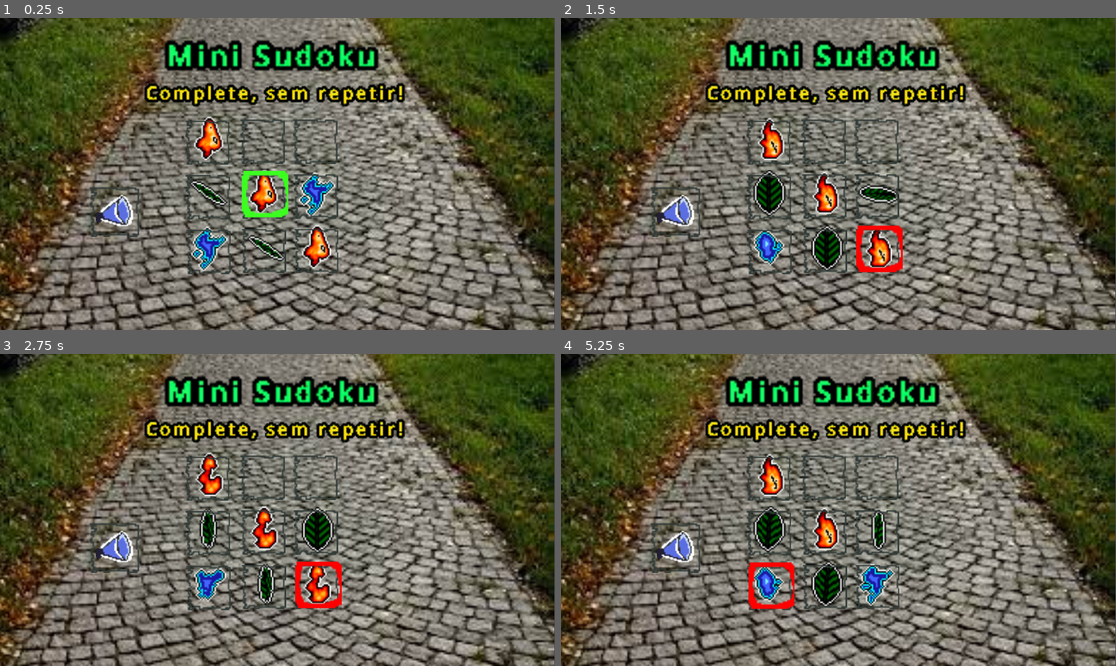
Above: before the commit, frames 1-4 (two rows, left to right).
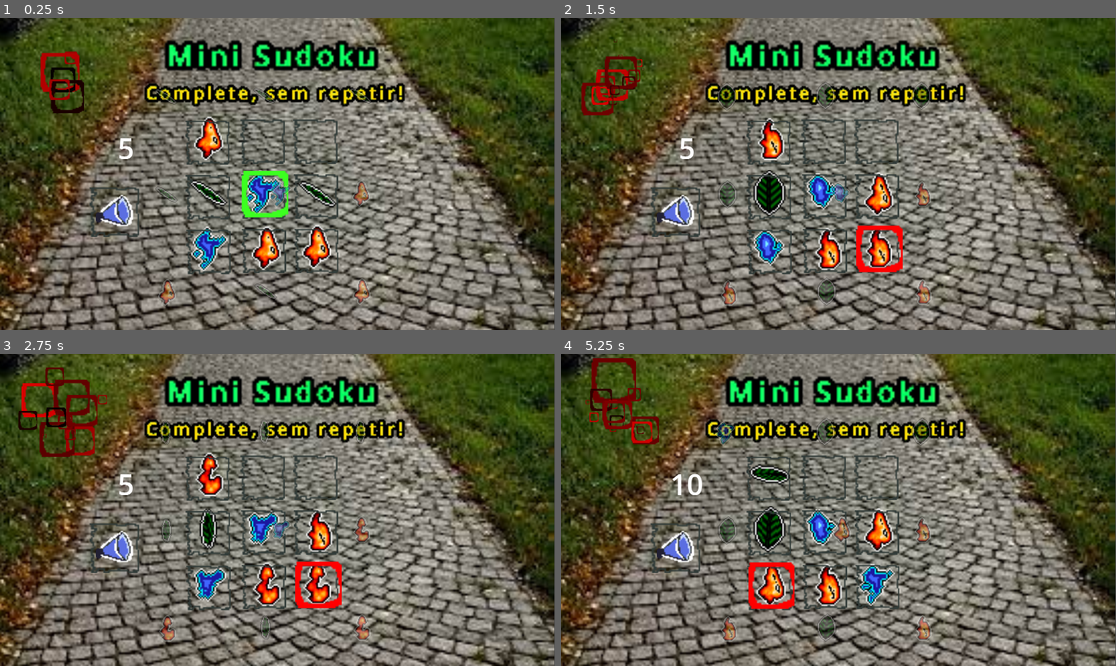
Above: after the commit, the same moments.

Repository: onoriofelipe/mini_sudoku
Game: Godot game, scene res://microjogos/2024S1/projeto_felipe_onorio/cenas/main.tscn
Same seed, same stepped clock (60 frames per second), same inputs: the game is played once before the commit and once after it. Sound files missing from this copy of the repository are replaced by a short silence.
Inputs:
- Up to frame 1 (0.25 s): no input
- Up to frame 2 (1.5 s): hold Right (direita) 0.53-1.28 s; hold Space (acao) 0.53-1.28 s; hold Down (baixo) from 1.28 s (still down); tap Space (acao) at 1.35 s
- Up to frame 3 (2.75 s): release Down (baixo) at 2.03 s; hold Right (direita) from 2.03 s (still down); hold Space (acao) from 2.03 s (still down)
- Up to frame 4 (5.25 s): release Right (direita) at 2.78 s; release Space (acao) at 2.78 s; hold Up (cima) 2.78-3.53 s; tap Space (acao) at 2.85, 4.35 s; hold Space (acao) 3.53-4.28 s; hold Left (esquerda) 3.53-5.03 s; hold Down (baixo) from 5.03 s (still down); hold Space (acao) from 5.03 s (still down)

The runs differ from the first frame. In frame 1, 3.2% of the frame differs, in the area x 7-67%, y 10-93%; in frame 2, 3.9%; in frame 3, 4.0%; in frame 4, 5.2%, in the area x 4-67%, y 1-93%.

Commit message:
Partially implement skeleton of logic and some particles

Diff:
--- a/microjogos/2024S1/projeto_felipe_onorio/cenas/AudioStreamPlayer.gd
+++ b/microjogos/2024S1/projeto_felipe_onorio/cenas/AudioStreamPlayer.gd
@@ -12,3 +12,8 @@
 # Called every frame. 'delta' is the elapsed time since the previous frame.
 func _process(_delta):
 	pass
+
+
+func _on_finished():
+	play()
+	pass # Replace with function body.
--- a/microjogos/2024S1/projeto_felipe_onorio/cenas/area_cell_0.gd
+++ b/microjogos/2024S1/projeto_felipe_onorio/cenas/area_cell_0.gd
@@ -16,11 +16,17 @@
 @export var row: int = -1
 @export var column: int = -1
 
+signal cell_popped(state: State)
+
 enum State {EMPTY, FIRST, SECOND, THIRD }
 var exterminated : bool = false
 
 @export var state : State = State.THIRD
+var last_state : State = State.EMPTY
 @onready var sprite_animation: Node2D = get_child(0)
+@onready var next_display: Node2D = $next_display
+@onready var cursor_area: Node = $"../../cursor_area"
+@onready var score_label: Node = $"../../interface_static_elements/simple_score_label"
 static var animation_watery = preload("res://microjogos/2024S1/projeto_felipe_onorio/cenas/watery.tres")
 static var animation_flame_fluffy = preload("res://microjogos/2024S1/projeto_felipe_onorio/cenas/flame_fluffy.tres")
 static var animation_flame_pixely = preload("res://microjogos/2024S1/projeto_felipe_onorio/cenas/flame_pixely.tres")
@@ -70,6 +76,32 @@
 	#sprite_animation.set_sprite_frames(animation_watery)
 	#sprite_animation.play("default")
 	#area_cell_0_ready.emit(self)
+	cursor_area.row_and_column_complete.connect(self.maybe_destroy_self)
+	cell_popped.connect(score_label.accumulate_state)
+	pass
+
+func maybe_destroy_self(other_row: int, other_column: int):
+	if (row == other_row) || ( column == other_column ) :
+		destroy_self_get_next_add_points()
+		pass
+
+func destroy_self_get_next_add_points():
+	destroy_self()
+	get_next()
+	add_points()
+
+func destroy_self():
+	# empty for now, particles would be used, animation, etc
+	pass
+
+func get_next():
+	last_state = state
+	state = next_display.pop_next()
+	update()
+	pass
+
+func add_points():
+	cell_popped.emit(last_state)
 	pass
 
 # Called every frame. 'delta' is the elapsed time since the previous frame.
--- a/microjogos/2024S1/projeto_felipe_onorio/cenas/cursor_area.gd
+++ b/microjogos/2024S1/projeto_felipe_onorio/cenas/cursor_area.gd
@@ -6,6 +6,7 @@
 # get_child(0).get_child(0)
 
 #signal cursor_area_ready
+signal row_and_column_complete(row: int, column: int)
 
 @onready var current_cell: Node = $"../status_checker/area_cell_4"
 @onready var cursor_sprite: Node2D = $cursor_sprite
@@ -24,10 +25,11 @@
 	#print("status, row, column: ", status, ", ", current_cell.row, ", ", current_cell.column)
 	#status = !status
 	if status == true:
-		print("changing cursor to green")
+		#print("changing cursor to green")
+		row_and_column_complete.emit(current_cell.row, current_cell.column)
 		cursor_sprite.set_texture(cursor_green)
 	else:
-		print("changing cursor to red")
+		#print("changing cursor to red")
 		cursor_sprite.set_texture(cursor_red)
 	if status_checker.all_cells_ok():
 		win_condition.emit()
--- a/microjogos/2024S1/projeto_felipe_onorio/cenas/main.tscn
+++ b/microjogos/2024S1/projeto_felipe_onorio/cenas/main.tscn
@@ -6,18 +6,33 @@
 [ext_resource type="Script" path="res://microjogos/2024S1/projeto_felipe_onorio/cenas/cursor_area.gd" id="3_lmjue"]
 [ext_resource type="Script" path="res://microjogos/2024S1/projeto_felipe_onorio/cenas/area_cell_0.gd" id="5_n4jon"]
 [ext_resource type="Script" path="res://microjogos/2024S1/projeto_felipe_onorio/cenas/status_checker.gd" id="5_vfi3m"]
+[ext_resource type="AudioStream" uid="uid://bsc47x7jsndsq" path="res://microjogos/2024S1/projeto_felipe_onorio/recursos/Track_2_(Party_Tonight)_shortened.mp3" id="6_8akh2"]
 [ext_resource type="Texture2D" uid="uid://ssb2yyob2j30" path="res://microjogos/2024S1/projeto_felipe_onorio/recursos/cobblestone_path.jpg" id="6_oscpn"]
 [ext_resource type="Texture2D" uid="uid://csfuxrvj5bd5c" path="res://microjogos/2024S1/projeto_felipe_onorio/recursos/titulo.png" id="7_kmapp"]
 [ext_resource type="Texture2D" uid="uid://c4f55sio3uqs2" path="res://microjogos/2024S1/projeto_felipe_onorio/recursos/mute_button.png" id="8_5gh8y"]
 [ext_resource type="Script" path="res://microjogos/2024S1/projeto_felipe_onorio/cenas/mute_button.gd" id="8_38gli"]
 [ext_resource type="Texture2D" uid="uid://bn7wtjhmwxbby" path="res://microjogos/2024S1/projeto_felipe_onorio/recursos/instructions.png" id="8_mf117"]
 [ext_resource type="SpriteFrames" uid="uid://dekn22av8ml3j" path="res://microjogos/2024S1/projeto_felipe_onorio/cenas/flame_pixely.tres" id="9_n55ik"]
-[ext_resource type="AudioStream" uid="uid://mf5dgyet2u30" path="res://microjogos/2024S1/projeto_felipe_onorio/recursos/Track 2 (Party Tonight).wav" id="10_vquf2"]
 [ext_resource type="Script" path="res://microjogos/2024S1/projeto_felipe_onorio/cenas/AudioStreamPlayer.gd" id="11_5i0dd"]
 [ext_resource type="Texture2D" uid="uid://l0t3wes4pt16" path="res://microjogos/2024S1/projeto_felipe_onorio/recursos/themes/touch_screen_button.png" id="11_v661f"]
 [ext_resource type="Script" path="res://microjogos/2024S1/projeto_felipe_onorio/cenas/touch_screen_button_mute.gd" id="12_784j2"]
 [ext_resource type="Texture2D" uid="uid://c4p0cmgm7pflk" path="res://microjogos/2024S1/projeto_felipe_onorio/recursos/placeholder_cursor_32x32 - Copy.png" id="12_ervd2"]
 [ext_resource type="Script" path="res://microjogos/2024S1/projeto_felipe_onorio/cenas/touch_screen_button_0.gd" id="13_ae67l"]
+[ext_resource type="Material" uid="uid://g5cybx3i0v04" path="res://microjogos/2024S1/projeto_felipe_onorio/recursos/score_canvas_material.tres" id="13_akpp2"]
+[ext_resource type="Script" path="res://microjogos/2024S1/projeto_felipe_onorio/cenas/score_label.gd" id="14_scouh"]
+[ext_resource type="Script" path="res://microjogos/2024S1/projeto_felipe_onorio/cenas/next_display.gd" id="17_y5pjc"]
+
+[sub_resource type="CanvasTexture" id="CanvasTexture_eo2l5"]
+diffuse_texture = ExtResource("12_ervd2")
+
+[sub_resource type="Curve" id="Curve_wm11p"]
+_data = [Vector2(0, 1), 0.0, 0.0, 0, 0, Vector2(1, 0), 0.0, 0.0, 0, 0]
+point_count = 2
+
+[sub_resource type="Gradient" id="Gradient_of1jo"]
+colors = PackedColorArray(1, 0, 0, 1, 1, 1, 0, 1)
+
+[sub_resource type="Gradient" id="Gradient_vok31"]
 
 [node name="Main" type="Node2D"]
 script = ExtResource("1_1yj3m")
@@ -48,7 +63,7 @@
 speed_scale = 4.0
 
 [node name="audio_stream_player" type="AudioStreamPlayer" parent="interface_static_elements"]
-stream = ExtResource("10_vquf2")
+stream = ExtResource("6_8akh2")
 volume_db = -24.471
 script = ExtResource("11_5i0dd")
 
@@ -65,6 +80,28 @@
 texture_pressed = ExtResource("12_ervd2")
 script = ExtResource("12_784j2")
 
+[node name="score_label" type="RichTextLabel" parent="interface_static_elements"]
+visible = false
+z_index = 1
+material = ExtResource("13_akpp2")
+offset_left = 308.0
+offset_top = 441.0
+offset_right = 570.0
+offset_bottom = 546.0
+
+[node name="simple_score_label" type="Label" parent="interface_static_elements"]
+z_index = 1
+offset_left = 223.0
+offset_top = 335.0
+offset_right = 648.0
+offset_bottom = 564.0
+theme_override_font_sizes/font_size = 100
+text = "666
+"
+horizontal_alignment = 1
+vertical_alignment = 1
+script = ExtResource("14_scouh")
+
 [node name="composer" type="Node" parent="."]
 script = ExtResource("2_ch7fa")
 
@@ -92,6 +129,13 @@
 texture_normal = ExtResource("11_v661f")
 texture_pressed = ExtResource("12_ervd2")
 script = ExtResource("13_ae67l")
+
+[node name="next_display" type="AnimatedSprite2D" parent="status_checker/area_cell_0"]
+z_index = 1
+position = Vector2(-150, -150)
+scale = Vector2(3, 3)
+speed_scale = 4.0
+script = ExtResource("17_y5pjc")
 
 [node name="area_cell_1" type="Area2D" parent="status_checker" node_paths=PackedStringArray("right_neighbor", "left_neighbor", "down_neighbor")]
 position = Vector2(915, 421)
@@ -115,6 +159,13 @@
 texture_pressed = ExtResource("12_ervd2")
 script = ExtResource("13_ae67l")
 
+[node name="next_display" type="AnimatedSprite2D" parent="status_checker/area_cell_1"]
+z_index = 1
+position = Vector2(0, -150)
+scale = Vector2(3, 3)
+speed_scale = 4.0
+script = ExtResource("17_y5pjc")
+
 [node name="area_cell_2" type="Area2D" parent="status_checker" node_paths=PackedStringArray("left_neighbor", "down_neighbor")]
 position = Vector2(1097, 421)
 script = ExtResource("5_n4jon")
@@ -133,6 +184,13 @@
 texture_normal = ExtResource("11_v661f")
 texture_pressed = ExtResource("12_ervd2")
 script = ExtResource("13_ae67l")
+
+[node name="next_display" type="AnimatedSprite2D" parent="status_checker/area_cell_2"]
+z_index = 1
+position = Vector2(150, -150)
+scale = Vector2(3, 3)
+speed_scale = 4.0
+script = ExtResource("17_y5pjc")
 
 [node name="area_cell_3" type="Area2D" parent="status_checker" node_paths=PackedStringArray("right_neighbor", "up_neighbor", "down_neighbor")]
 position = Vector2(726, 613)
@@ -154,6 +212,13 @@
 texture_normal = ExtResource("11_v661f")
 texture_pressed = ExtResource("12_ervd2")
 script = ExtResource("13_ae67l")
+
+[node name="next_display" type="AnimatedSprite2D" parent="status_checker/area_cell_3"]
+z_index = 1
+position = Vector2(-150, 0)
+scale = Vector2(3, 3)
+speed_scale = 4.0
+script = ExtResource("17_y5pjc")
 
 [node name="area_cell_4" type="Area2D" parent="status_checker" node_paths=PackedStringArray("right_neighbor", "left_neighbor", "up_neighbor", "down_neighbor")]
 position = Vector2(917, 610)
@@ -178,6 +243,13 @@
 texture_pressed = ExtResource("12_ervd2")
 script = ExtResource("13_ae67l")
 
+[node name="next_display" type="AnimatedSprite2D" parent="status_checker/area_cell_4"]
+z_index = 1
+position = Vector2(54.435, 0)
+scale = Vector2(3, 3)
+speed_scale = 4.0
+script = ExtResource("17_y5pjc")
+
 [node name="area_cell_5" type="Area2D" parent="status_checker" node_paths=PackedStringArray("left_neighbor", "up_neighbor", "down_neighbor")]
 position = Vector2(1099, 610)
 script = ExtResource("5_n4jon")
@@ -200,6 +272,13 @@
 texture_pressed = ExtResource("12_ervd2")
 script = ExtResource("13_ae67l")
 
+[node name="next_display" type="AnimatedSprite2D" parent="status_checker/area_cell_5"]
+z_index = 1
+position = Vector2(150, 0)
+scale = Vector2(3, 3)
+speed_scale = 4.0
+script = ExtResource("17_y5pjc")
+
 [node name="area_cell_6" type="Area2D" parent="status_checker" node_paths=PackedStringArray("right_neighbor", "up_neighbor")]
 position = Vector2(728, 802)
 script = ExtResource("5_n4jon")
@@ -221,6 +300,13 @@
 texture_pressed = ExtResource("12_ervd2")
 script = ExtResource("13_ae67l")
 
+[node name="next_display" type="AnimatedSprite2D" parent="status_checker/area_cell_6"]
+z_index = 1
+position = Vector2(-150, 150)
+scale = Vector2(3, 3)
+speed_scale = 4.0
+script = ExtResource("17_y5pjc")
+
 [node name="area_cell_7" type="Area2D" parent="status_checker" node_paths=PackedStringArray("right_neighbor", "left_neighbor", "up_neighbor")]
 position = Vector2(919, 799)
 script = ExtResource("5_n4jon")
@@ -242,6 +328,13 @@
 texture_pressed = ExtResource("12_ervd2")
 script = ExtResource("13_ae67l")
 
+[node name="next_display" type="AnimatedSprite2D" parent="status_checker/area_cell_7"]
+z_index = 1
+position = Vector2(0, 150)
+scale = Vector2(3, 3)
+speed_scale = 4.0
+script = ExtResource("17_y5pjc")
+
 [node name="area_cell_8" type="Area2D" parent="status_checker" node_paths=PackedStringArray("left_neighbor", "up_neighbor")]
 position = Vector2(1101, 799)
 script = ExtResource("5_n4jon")
@@ -263,6 +356,13 @@
 texture_pressed = ExtResource("12_ervd2")
 script = ExtResource("13_ae67l")
 
+[node name="next_display" type="AnimatedSprite2D" parent="status_checker/area_cell_8"]
+z_index = 1
+position = Vector2(150, 150)
+scale = Vector2(3, 3)
+speed_scale = 4.0
+script = ExtResource("17_y5pjc")
+
 [node name="cursor_area" type="Area2D" parent="."]
 position = Vector2(1380, 553)
 scale = Vector2(5, 5)
@@ -274,14 +374,35 @@
 layout_mode = 3
 anchors_preset = 10
 anchor_right = 1.0
-offset_left = 19.0013
-offset_top = 16.0002
-offset_right = 1073.0
-offset_bottom = 738.001
+offset_left = 40.0
+offset_top = 1111.0
+offset_right = 206.0
+offset_bottom = 1225.0
 grow_horizontal = 2
 script = ExtResource("1_8ao43")
 
+[node name="CPUParticles2D" type="CPUParticles2D" parent="."]
+z_index = 1
+position = Vector2(200, 200)
+amount = 16
+lifetime = 2.0
+speed_scale = 2.33
+texture = SubResource("CanvasTexture_eo2l5")
+emission_shape = 1
+emission_sphere_radius = 128.0
+direction = Vector2(50, 50)
+spread = 180.0
+gravity = Vector2(0, 0)
+initial_velocity_min = 50.0
+initial_velocity_max = 50.0
+scale_amount_max = 5.0
+scale_amount_curve = SubResource("Curve_wm11p")
+color = Color(0.87451, 1, 0.32549, 1)
+color_ramp = SubResource("Gradient_of1jo")
+color_initial_ramp = SubResource("Gradient_vok31")
+
 [connection signal="down_pressed" from="." to="cursor_area" method="_on_main_down_pressed"]
+[connection signal="finished" from="interface_static_elements/audio_stream_player" to="interface_static_elements/audio_stream_player" method="_on_finished"]
 [connection signal="win_condition" from="cursor_area" to="." method="_on_cursor_area_win_condition"]
 [connection signal="down_pressed" from="Control" to="cursor_area" method="_on_control_down_pressed"]
 [connection signal="left_pressed" from="Control" to="cursor_area" method="_on_control_left_pressed"]
--- a/microjogos/2024S1/projeto_felipe_onorio/cenas/mute_button.gd
+++ b/microjogos/2024S1/projeto_felipe_onorio/cenas/mute_button.gd
@@ -2,6 +2,8 @@
 
 var muted: bool = false
 @onready var audio_player: Node = $"../audio_stream_player"
+var sprite_muted = preload("res://microjogos/2024S1/projeto_felipe_onorio/recursos/unmute_button.png")
+var sprite_unmuted = preload("res://microjogos/2024S1/projeto_felipe_onorio/recursos/mute_button.png")
 
 # Called when the node enters the scene tree for the first time.
 func _ready():
@@ -16,5 +18,7 @@
 	muted = !muted
 	if muted:
 		audio_player.stop()
+		set_texture(sprite_muted)
 	else:
 		audio_player.play()
+		set_texture(sprite_unmuted)
--- /dev/null
+++ b/microjogos/2024S1/projeto_felipe_onorio/cenas/next_display.gd
@@ -0,0 +1,41 @@
+extends AnimatedSprite2D
+
+enum State {EMPTY, FIRST, SECOND, THIRD }
+
+var current_state: State = State.EMPTY
+
+static var animation_watery = preload("res://microjogos/2024S1/projeto_felipe_onorio/cenas/watery.tres")
+static var animation_flame_fluffy = preload("res://microjogos/2024S1/projeto_felipe_onorio/cenas/flame_fluffy.tres")
+static var animation_flame_pixely = preload("res://microjogos/2024S1/projeto_felipe_onorio/cenas/flame_pixely.tres")
+static var animation_leaf = preload("res://microjogos/2024S1/projeto_felipe_onorio/cenas/leaf.tres")
+
+# returns next in queue and generates a new one
+func pop_next():
+	var popped_state = current_state
+	populate_current_state_with_random()
+	return popped_state
+
+func populate_current_state_with_random():
+	var next_random_offset = ( randi() % 3 ) + 1
+	current_state = State.EMPTY + next_random_offset
+	match current_state:
+		State.EMPTY:
+			print("should never have been called")
+		State.FIRST:
+			set_sprite_frames(animation_flame_fluffy)
+		State.SECOND:
+			set_sprite_frames(animation_watery)
+		State.THIRD:
+			set_sprite_frames(animation_leaf)
+	play("default")
+
+# Called when the node enters the scene tree for the first time.
+func _ready():
+	populate_current_state_with_random()
+	set_modulate(Color(1,1,1,0.4))
+	pass # Replace with function body.
+
+
+# Called every frame. 'delta' is the elapsed time since the previous frame.
+func _process(delta):
+	pass
--- /dev/null
+++ b/microjogos/2024S1/projeto_felipe_onorio/cenas/score_label.gd
@@ -0,0 +1,44 @@
+extends Label
+
+var current_score: int = 0
+enum State {EMPTY, FIRST, SECOND, THIRD }
+
+#func add_text(text_to_add):
+	#text = text_to_add
+
+# Called when the node enters the scene tree for the first time.
+func _ready():
+	#push_font_size(50)
+	#push_outline_size(10)
+	#push_outline_color(Color(0,0,0,1))
+	#set_cell_padding(Rect2(Vector2(200,200), Vector2(50,5)))
+	#add_text("0")
+	#text = "zzzzz"
+	#set_text("YYYYYY")
+	pass # Replace with function body.
+
+func clear_text():
+	print("text should have been cleared")
+	text = ""
+
+func accumulate_state(state: State):
+	current_score += 1
+	update_label()
+	pass
+
+func update_label():
+	clear_text()
+	do_some_formatting()
+	#add_text(str(current_score))
+	text = str(current_score)
+
+func do_some_formatting():
+	#push_font_size(50)
+	#push_outline_size(10)
+	#push_outline_color(Color(0,0,0,1))
+	#set_cell_padding(Rect2(Vector2(200,200), Vector2(50,5)))
+	pass
+
+# Called every frame. 'delta' is the elapsed time since the previous frame.
+func _process(delta):
+	pass
--- /dev/null
+++ b/microjogos/2024S1/projeto_felipe_onorio/recursos/score_canvas_material.tres
@@ -0,0 +1,3 @@
+[gd_resource type="CanvasItemMaterial" format=3 uid="uid://g5cybx3i0v04"]
+
+[resource]
Not shown, changed: export_presets.cfg
Not shown: 1 places in microjogos/2024S1/projeto_felipe_onorio/cenas/main.tscn that only renumber resources
Not shown, removed: microjogos/2024S1/projeto_felipe_onorio/recursos/Track 2 (Party Tonight).wav.import
Not shown, added: microjogos/2024S1/projeto_felipe_onorio/recursos/Track_2_(Party_Tonight)_shortened.mp3.import
Not shown, added: microjogos/2024S1/projeto_felipe_onorio/cenas/mai3371.tmp
Not shown, added: microjogos/2024S1/projeto_felipe_onorio/cenas/mai77AF.tmp
Not shown, added: microjogos/2024S1/projeto_felipe_onorio/cenas/maiE13E.tmp
Not shown, added: microjogos/2024S1/projeto_felipe_onorio/cenas/maiF5C.tmp
Not shown, changed: microjogos/2024S1/projeto_felipe_onorio/recursos/Track 2 (Party Tonight).wav
Not shown, added: microjogos/2024S1/projeto_felipe_onorio/recursos/Track_2_(Party_Tonight)_shortened.mp3
